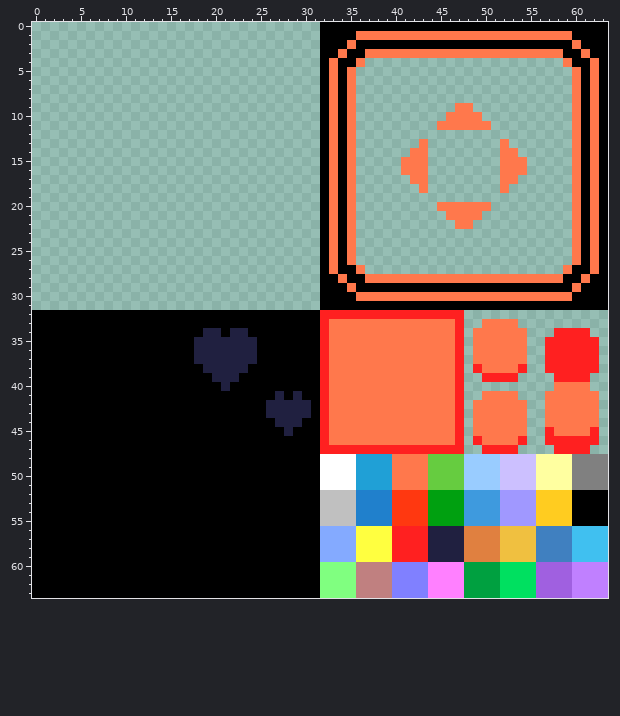
A pixel-art sprite gets an edit: img/system/WindowMessage.png. The first picture shows the starting point.
The file is 192x192 pixels, drawn in blocks of 3x3; one block is one cell here. Pixels under 10% opacity are left out. Colours within 5 levels of each other are drawn and written as one.
The same view after the edit:
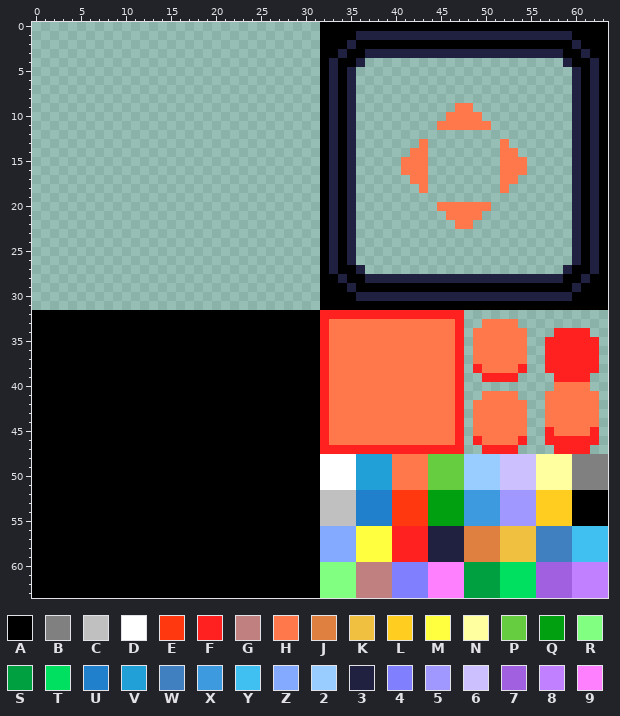
Palette (. is transparent): A #000000  B #808080  C #c0c0c0  D #ffffff  E #ff3810  F #ff2020  G #c08080  H #ff784c  J #e08040  K #f0c040  L #ffcc20  M #ffff40  N #ffffa0  P #66cc40  Q #00a010  R #80ff80  S #00a040  T #00e060  U #2080cc  V #20a0d6  W #4080c0  X #3e9ade  Y #40c0f0  Z #84aaff  2 #99ccff  3 #202040  4 #8080ff  5 #a098ff  6 #ccc0ff  7 #a060e0  8 #c080ff  9 #ff80ff
Change:
@@ x 31..63 @@
  0 .AAAAAAAAAAAAAAAAAAAAAAAAAAAAAAAA
- 1 .AAAAHHHHHHHHHHHHHHHHHHHHHHHHAAAA
- 2 .AAAHAAAAAAAAAAAAAAAAAAAAAAAAHAAA
- 3 .AAHAAHHHHHHHHHHHHHHHHHHHHHHAAHAA
- 4 .AHAAH......................HAAHA
- 5 .AHAH........................HAHA
- 6 .AHAH........................HAHA
- 7 .AHAH........................HAHA
- 8 .AHAH........................HAHA
- 9 .AHAH...........HH...........HAHA
-10 .AHAH..........HHHH..........HAHA
-11 .AHAH.........HHHHHH.........HAHA
-12 .AHAH........................HAHA
-13 .AHAH.......H........H.......HAHA
-14 .AHAH......HH........HH......HAHA
-15 .AHAH.....HHH........HHH.....HAHA
-16 .AHAH.....HHH........HHH.....HAHA
-17 .AHAH......HH........HH......HAHA
-18 .AHAH.......H........H.......HAHA
-19 .AHAH........................HAHA
-20 .AHAH.........HHHHHH.........HAHA
-21 .AHAH..........HHHH..........HAHA
-22 .AHAH...........HH...........HAHA
-23 .AHAH........................HAHA
-24 .AHAH........................HAHA
-25 .AHAH........................HAHA
-26 .AHAH........................HAHA
-27 .AHAAH......................HAAHA
-28 .AAHAAHHHHHHHHHHHHHHHHHHHHHHAAHAA
-29 .AAAHAAAAAAAAAAAAAAAAAAAAAAAAHAAA
-30 .AAAAHHHHHHHHHHHHHHHHHHHHHHHHAAAA
+ 1 .AAAA333333333333333333333333AAAA
+ 2 .AAA3AAAAAAAAAAAAAAAAAAAAAAAA3AAA
+ 3 .AA3AA3333333333333333333333AA3AA
+ 4 .A3AA3......................3AA3A
+ 5 .A3A3........................3A3A
+ 6 .A3A3........................3A3A
+ 7 .A3A3........................3A3A
+ 8 .A3A3........................3A3A
+ 9 .A3A3...........HH...........3A3A
+10 .A3A3..........HHHH..........3A3A
+11 .A3A3.........HHHHHH.........3A3A
+12 .A3A3........................3A3A
+13 .A3A3.......H........H.......3A3A
+14 .A3A3......HH........HH......3A3A
+15 .A3A3.....HHH........HHH.....3A3A
+16 .A3A3.....HHH........HHH.....3A3A
+17 .A3A3......HH........HH......3A3A
+18 .A3A3.......H........H.......3A3A
+19 .A3A3........................3A3A
+20 .A3A3.........HHHHHH.........3A3A
+21 .A3A3..........HHHH..........3A3A
+22 .A3A3...........HH...........3A3A
+23 .A3A3........................3A3A
+24 .A3A3........................3A3A
+25 .A3A3........................3A3A
+26 .A3A3........................3A3A
+27 .A3AA3......................3AA3A
+28 .AA3AA3333333333333333333333AA3AA
+29 .AAA3AAAAAAAAAAAAAAAAAAAAAAAA3AAA
+30 .AAAA333333333333333333333333AAAA
 31 .AAAAAAAAAAAAAAAAAAAAAAAAAAAAAAAA
@@ x 16..32 @@
 33 AAAAAAAAAAAAAAAAF
-34 AAA33A33AAAAAAAAF
-35 AA3333333AAAAAAAF
-36 AA3333333AAAAAAAF
-37 AA3333333AAAAAAAF
-38 AAA33333AAAAAAAAF
-39 AAAA333AAAAAAAAAF
-40 AAAAA3AAAAAAAAAAF
-41 AAAAAAAAAAA3A3AAF
-42 AAAAAAAAAA33333AF
-43 AAAAAAAAAA33333AF
-44 AAAAAAAAAAA333AAF
-45 AAAAAAAAAAAA3AAAF
+34 AAAAAAAAAAAAAAAAF
+35 AAAAAAAAAAAAAAAAF
+36 AAAAAAAAAAAAAAAAF
+37 AAAAAAAAAAAAAAAAF
+38 AAAAAAAAAAAAAAAAF
+39 AAAAAAAAAAAAAAAAF
+40 AAAAAAAAAAAAAAAAF
+41 AAAAAAAAAAAAAAAAF
+42 AAAAAAAAAAAAAAAAF
+43 AAAAAAAAAAAAAAAAF
+44 AAAAAAAAAAAAAAAAF
+45 AAAAAAAAAAAAAAAAF
 46 AAAAAAAAAAAAAAAAF
Where, in picture pixels (left, top, right, bottom), the same in both pictures:
changed: (329, 31, 599, 301)
changed: (194, 328, 311, 436)
